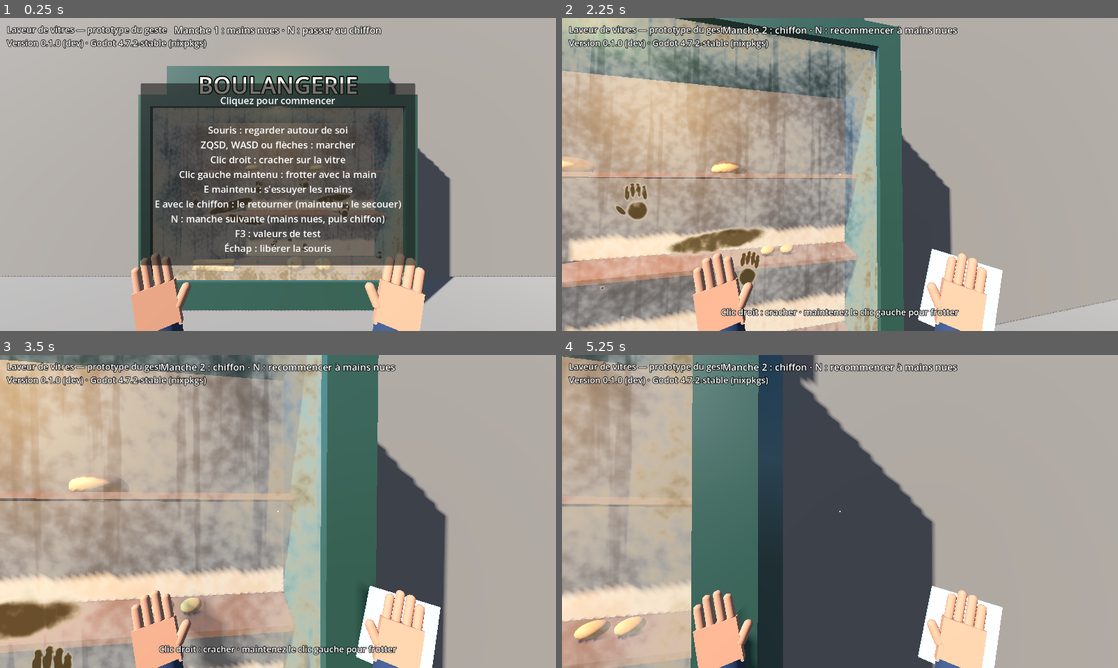
Above: before the commit, frames 1-4 (two rows, left to right).
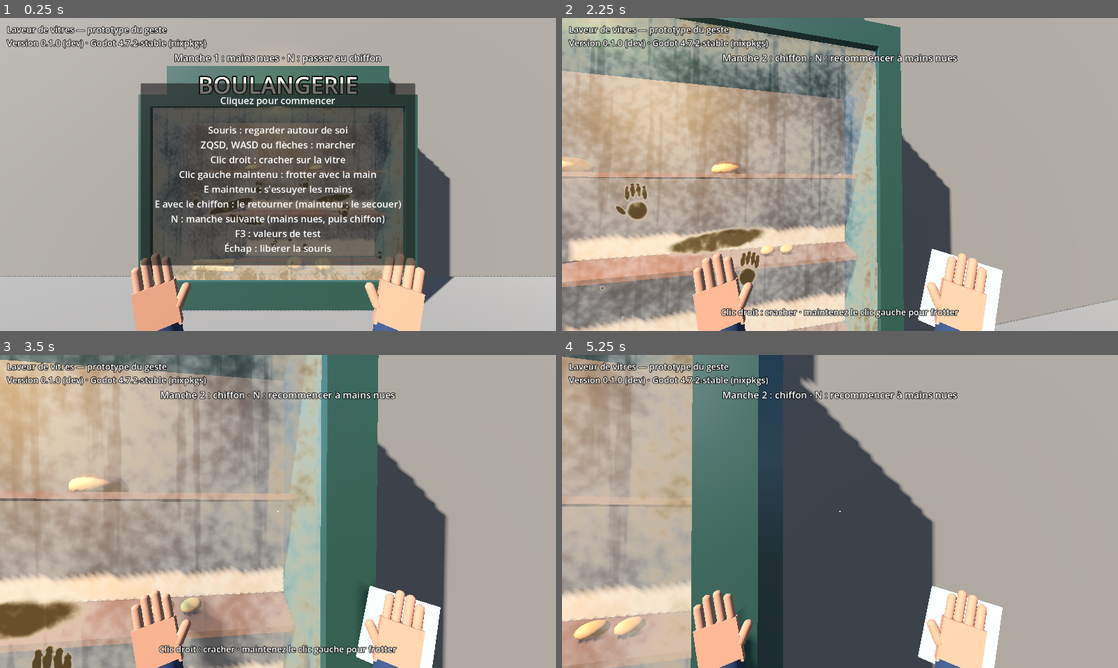
Above: after the commit, the same moments.

Repository: olivier-lapabe/laveur-de-vitres
Game: Godot game, scene res://scenes/main.tscn
The game is run twice, just before and just after one commit, with the same random seed, the same clock (stepped at 60 frames per second) and the same inputs.
Inputs (mouse positions are in pixels of both pictures, inside the frame that each line leads up to):
- Up to frame 1 (0.25 s): no input
- Up to frame 2 (2.25 s): tap Enter at 0.5 s; move the mouse to (962, 158) at 0.52 s; hold D (move_right) 0.53-1.28 s; tap N (next_round) at 0.6, 2.1 s; click (962, 158) at 0.67 s; move the mouse to (812, 174) at 1.27 s; hold W (move_forward) from 1.28 s (still down); tap E (wipe_hands) at 1.35 s; move the mouse to (851, 168) at 2.02 s
- Up to frame 3 (3.5 s): keep holding W (move_forward); move the mouse to (272, 517) at 2.77 s; tap E (wipe_hands) at 2.85 s; click (272, 517) at 2.92 s
- Up to frame 4 (5.25 s): keep holding W (move_forward); move the mouse to (878, 514) at 3.52 s; tap N (next_round) at 3.6, 5.1 s; move the mouse to (795, 508) at 4.27 s; tap E (wipe_hands) at 4.35 s; move the mouse to (845, 511) at 5.02 s; click (845, 511) at 5.17 s

The runs differ from the first frame. In frame 1, 1.3% of the frame differs, in the area x 31-69%, y 2-15%; in frame 2, 1.4%; in frame 3, 1.5%; in frame 4, 1.5%, in the area x 28-72%, y 2-15%.

Commit message:
Move the round title below the version label (LAV-5)
Co-Authored-By: Claude Opus 5.5 <noreply@anthropic.com>
Claude-Session: https://claude.ai/code/session_01Sd22mVGkXnCtooSqEAJWZd

Diff:
--- a/scenes/main.tscn
+++ b/scenes/main.tscn
@@ -146,9 +146,9 @@
 anchor_left = 0.5
 anchor_right = 0.5
 offset_left = -360.0
-offset_top = 12.0
+offset_top = 76.0
 offset_right = 360.0
-offset_bottom = 44.0
+offset_bottom = 108.0
 grow_horizontal = 2
 mouse_filter = 2
 theme_override_colors/font_outline_color = Color(0, 0, 0, 0.85)
